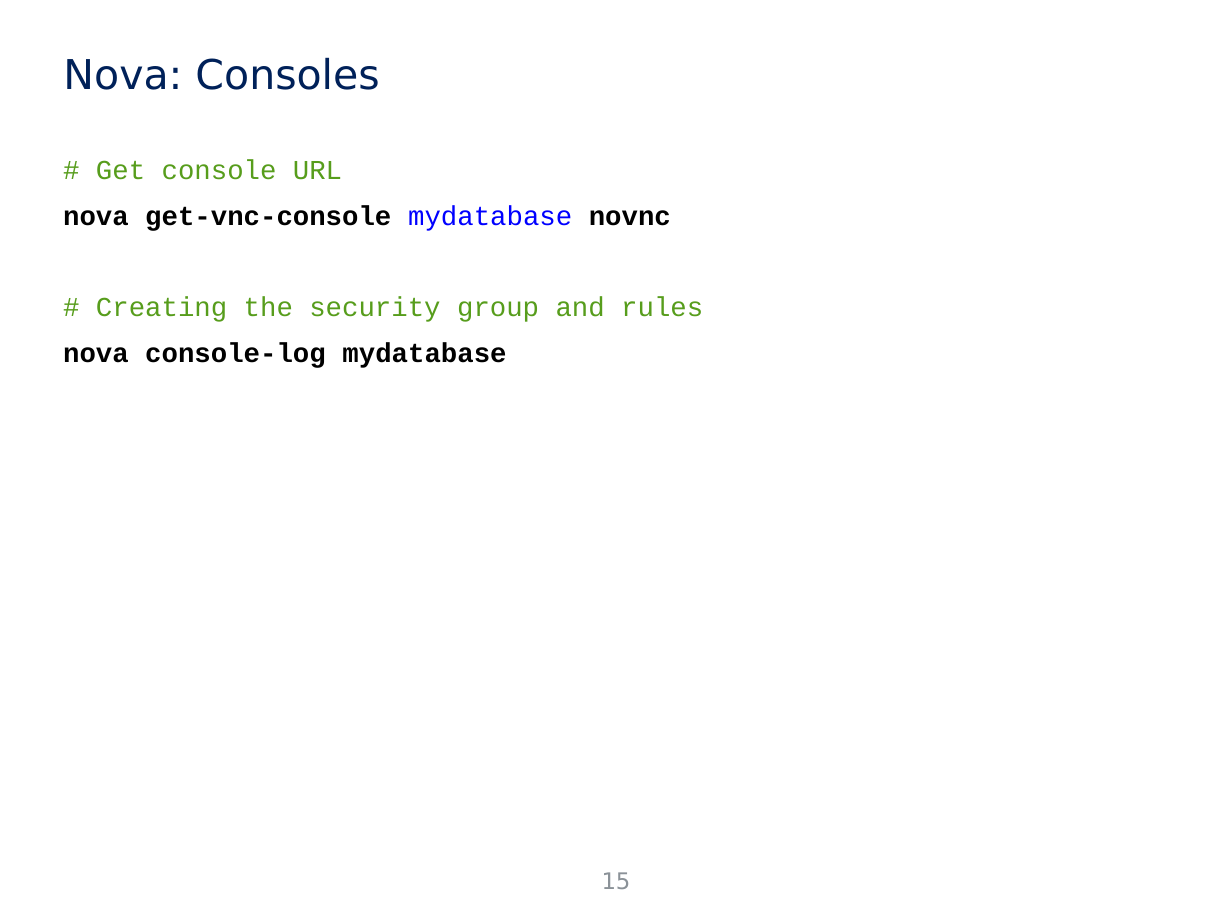
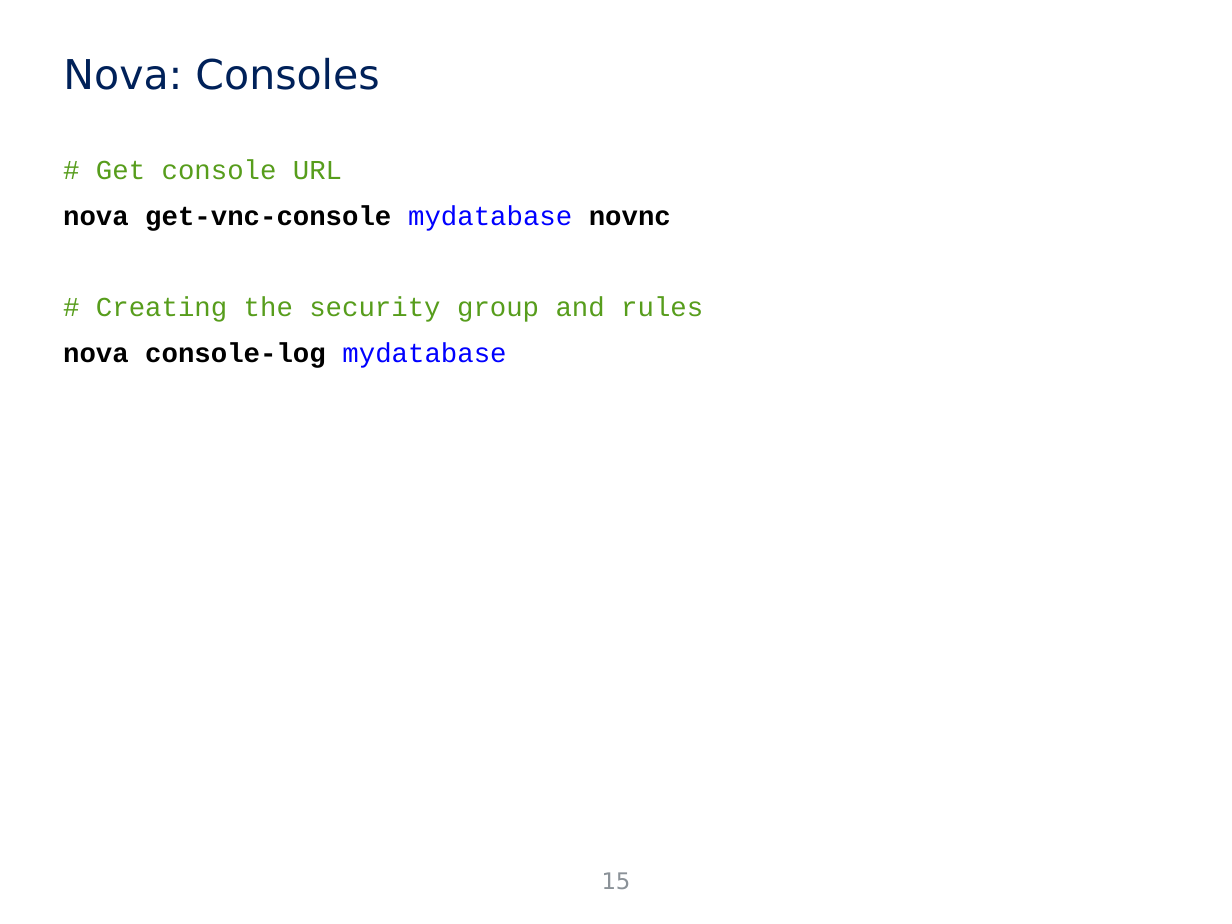
Before and after one commit to jicarretero/SummitMalaga2016, a slide deck: slide 15 of FiwareMalaga.odp. Drawn at 1232x924 pixels with LibreOffice and Linux fonts; fonts in the diff are those of the drawing; background and template pictures are left out. Boxes give left, top, right and bottom in pixels: in the first picture for what was removed or moved away, otherwise in the second. Text is boxed around its words. In the diff, an @@ line names an element or a change of style, - is before the commit and + after.

```diff
--- a/FiwareMalaga.odp
+++ b/FiwareMalaga.odp
@@ text at <box>63,343,506,368</box>: text colour #000000 to #0000FF, bold off in "mydatabase" @@
```
Also in this commit, not shown: 10 other slides changed, 3 slides added, 7 other files.
